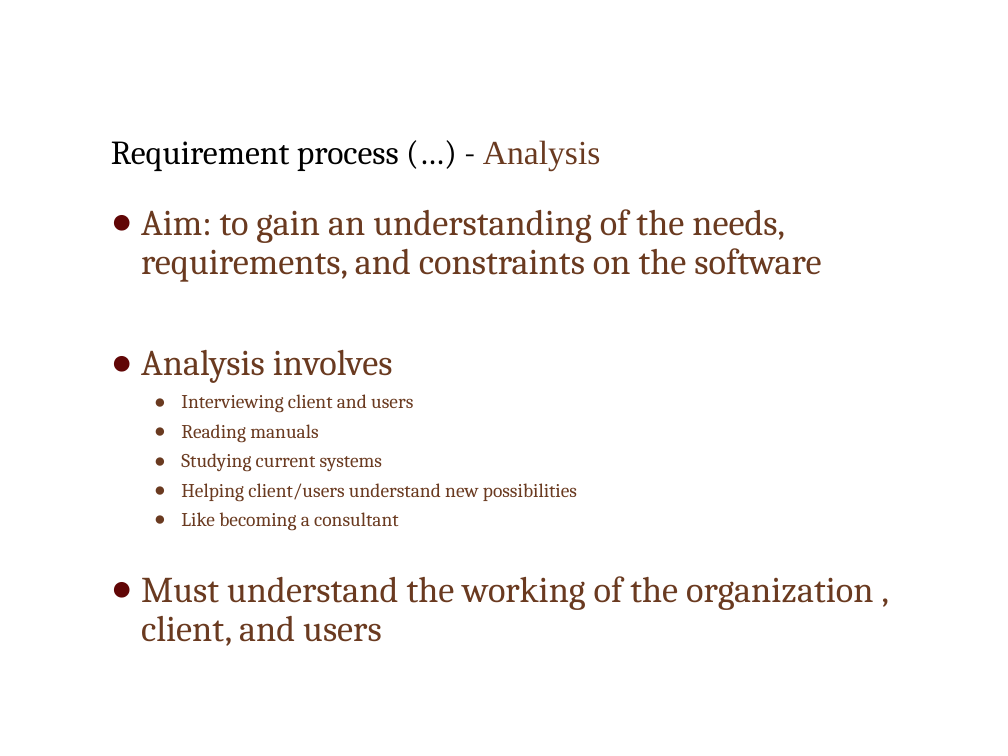
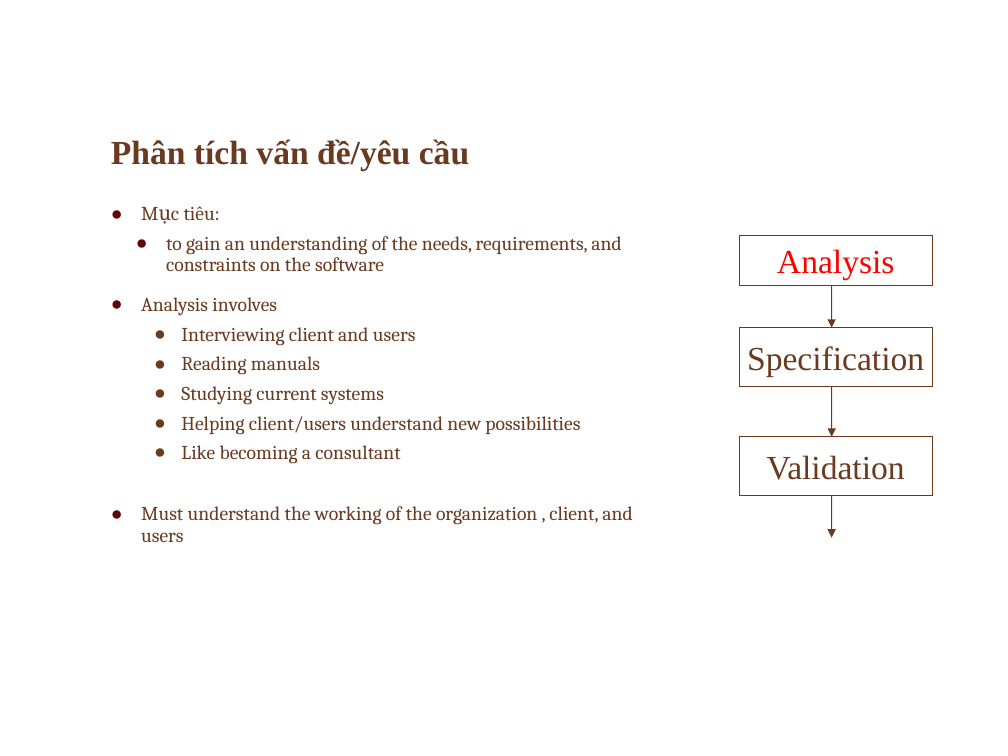
Before and after one commit to ChrisJamison/seminar_cnpm, a slide deck: slide 23 of Seminar/Software Requirement.pptx (slide 24 before the commit). Drawn at 1008x756 pixels with LibreOffice and Linux fonts; fonts in the diff are those of the drawing; background and template pictures are left out. Boxes give left, top, right and bottom in pixels: in the first picture for what was removed or moved away, otherwise in the second. Text is boxed around its words. In the diff, an @@ line names an element or a change of style, - is before the commit and + after.

```diff
--- a/Seminar/Software Requirement.pptx
+++ b/Seminar/Software Requirement.pptx
@@ title at (111,139,469,171): text changed; font Cambria to Times New Roman; text colour #000000 to #6A3A20; bold on @@
-Requirement process (…) - Analysis
+Phân tích vấn đề/yêu cầu
@@ text at (166,206,621,272): text changed; size 25.9 to 14 pt @@
-● Aim: to gain an understanding of the needs, requirements, and constraints on the software
+● Mục tiêu:
+  ● to gain an understanding of the needs, requirements, and constraints on the software
@@ rectangle added at (739,235,932,285), fill #FFFFFF, outline #6A3A20 0.75 pt, 24 pt, text #FF0000 @@
+Analysis
@@ text at (141,297,632,542): size 25.9 to 14 pt in "Analysis involves", "Must understand the working of the organization ..."; size 13.9 to 14 pt in "Interviewing client and users", "Reading manuals", "Studying current systems", "Helping client/users understand new possibilities" and 1 more places @@
@@ arrow added from (832, 285) to (832, 328), #6A3A20 0.75 pt @@
@@ rectangle added at (739,328,932,386), fill #FFFFFF, outline #6A3A20 0.75 pt, 24 pt, text #6A3A20 @@
+Specification
@@ arrow added from (832, 386) to (832, 436), #6A3A20 0.75 pt @@
@@ rectangle added at (739,436,932,495), fill #FFFFFF, outline #6A3A20 0.75 pt, 24 pt, text #6A3A20 @@
+Validation
@@ arrow added from (832, 496) to (832, 537), #6A3A20 0.75 pt @@
```
Also in this commit, not shown: 4 other slides changed, 8 slides added, 2 slides removed.
